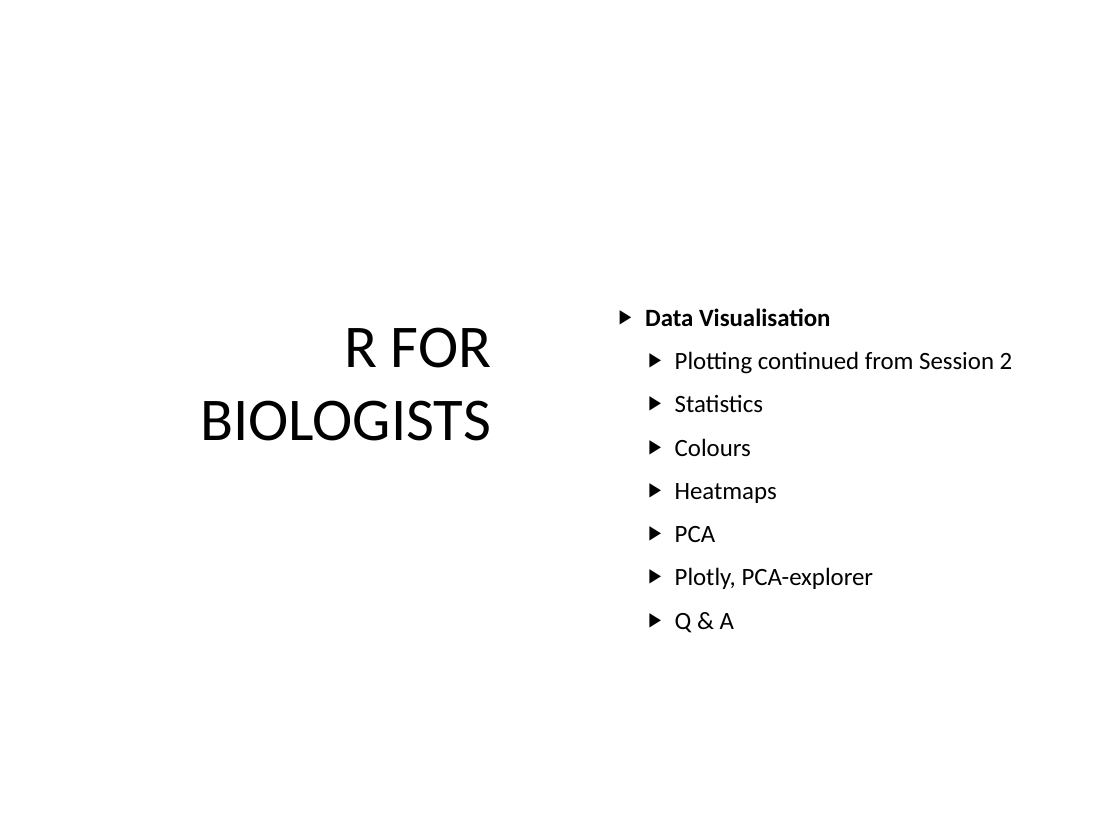
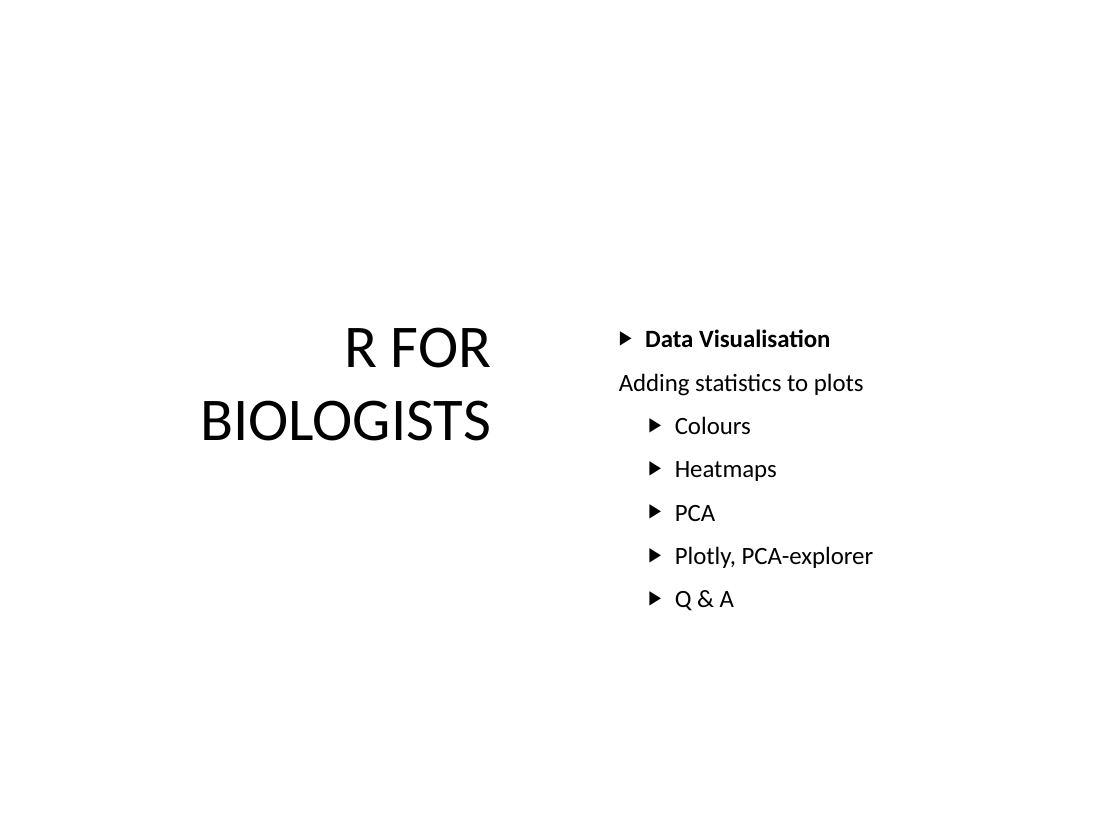
Before and after one commit to sraorao/data_analysis_visualisation_R_HT2022, a slide deck: slide 2 of powerpoint files/Session3.pptx. Drawn at 1120x840 pixels with LibreOffice and Linux fonts; fonts in the diff are those of the drawing. Boxes give left, top, right and bottom in pixels: in the first picture for what was removed or moved away, otherwise in the second. Text is boxed around its words. In the diff, an @@ line names an element or a change of style, - is before the commit and + after.

```diff
--- a/powerpoint files/Session3.pptx
+++ b/powerpoint files/Session3.pptx
@@ text at [645, 329, 830, 348]: indent changed @@
@@ text at [619, 373, 864, 396]: text changed @@
-  ▶ Plotting continued from Session 2
-  ▶ Statistics
+Adding statistics to plots
```
Also in this commit, not shown: 2 other slides changed, 1 slide added, 2 slides removed, 2 other files.
